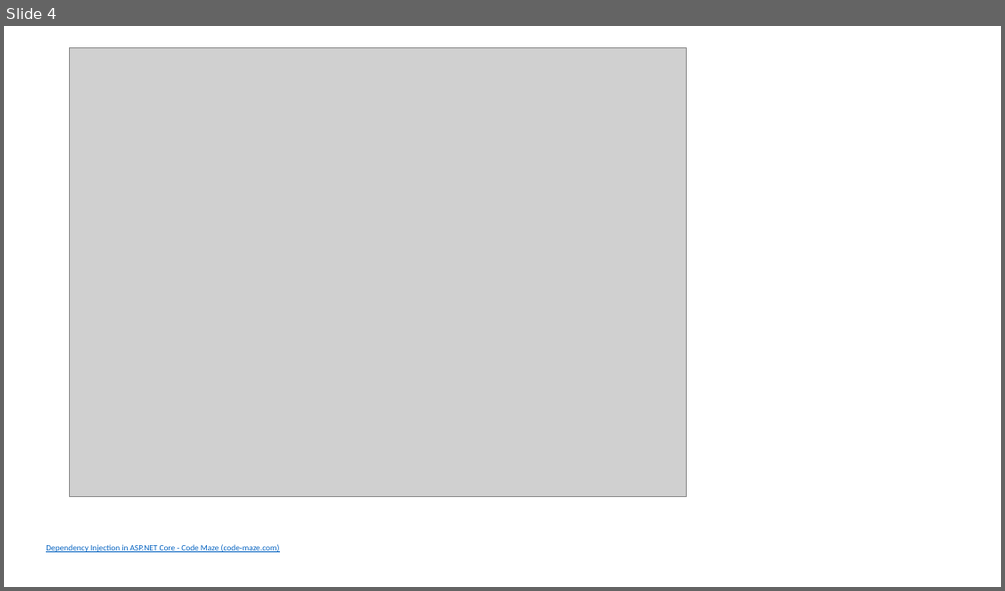
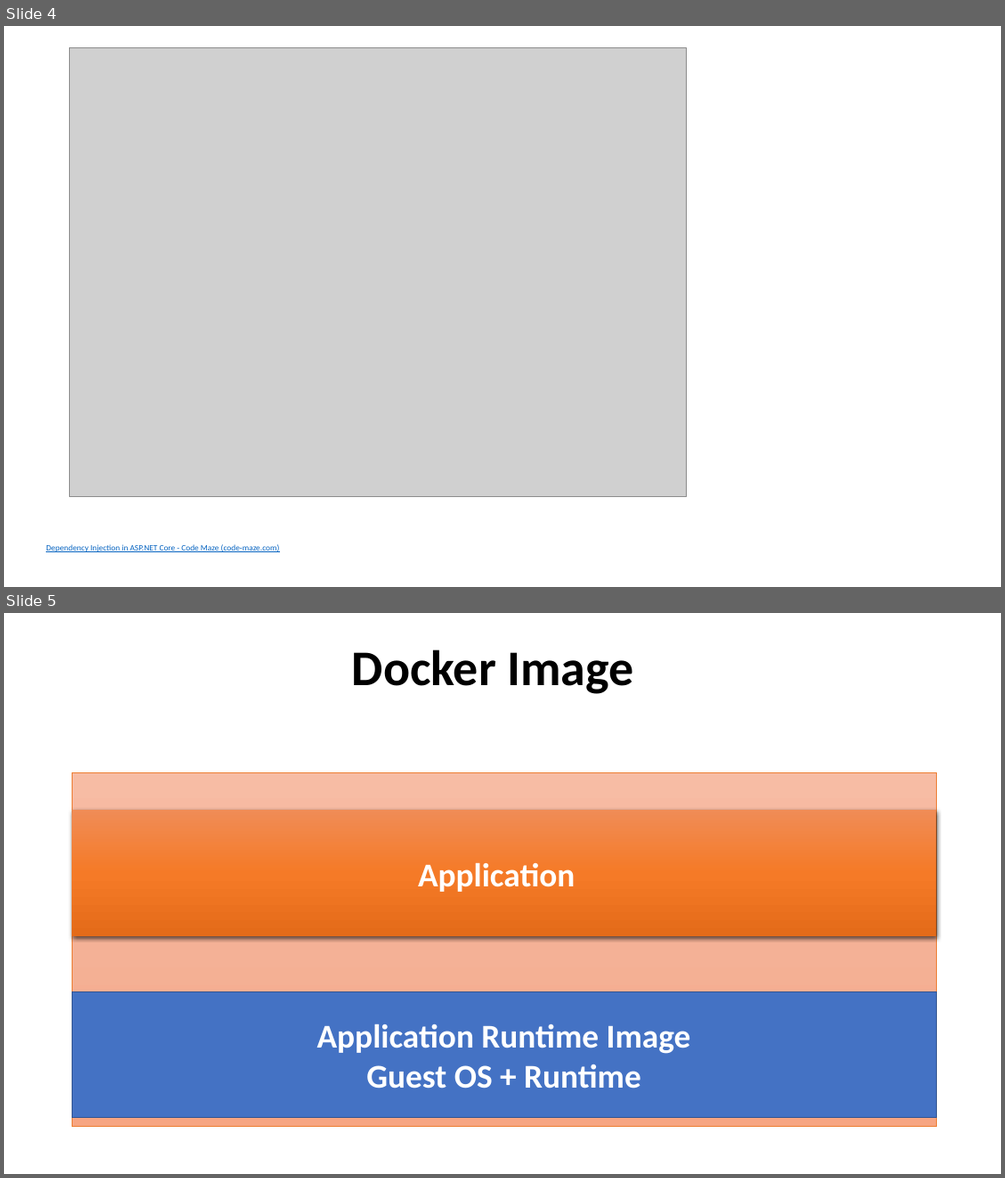
Before and after one commit to maheshsabnis/APITraining_JCT, a slide deck: Core_API/images.pptx. Shown one above the other, each under a label of ours: slide 4 before the commit, slides 4 and 5 after it. The pictures are 1005x591 and 1005x1178 pixels, drawn with LibreOffice and Linux fonts; fonts in the diff are those of the drawing; grey boxes stand for pictures. Boxes give left, top, right and bottom in pixels: in the first picture for what was removed or moved away, otherwise in the second. Text is boxed around its words. In the diff, an @@ line names an element or a change of style, - is before the commit and + after.

```diff
--- a/Core_API/images.pptx
+++ b/Core_API/images.pptx
@@ slide 5 added at <box>4,613,1001,1174</box>, background #FFFFFF @@
@@ text added at <box>352,649,634,694</box>, 48 pt, text #000000, bold @@
+Docker Image
@@ rectangle added at <box>72,772,937,1126</box>, fill gradient #F7BDA5 to #F5B196 to #F8A582, outline #ED7D31 0.5 pt @@
@@ rectangle added at <box>72,811,937,936</box>, fill gradient #F18C57 to #F67B28 to #E56C19, 32 pt, text #FFFFFF, bold @@
+Application
@@ rectangle added at <box>72,991,937,1117</box>, fill #4472C4, outline #325491 1 pt, 32 pt, text #FFFFFF, bold @@
+Application Runtime Image
+Guest OS + Runtime
```
Also in this commit, not shown: 13 other files.
